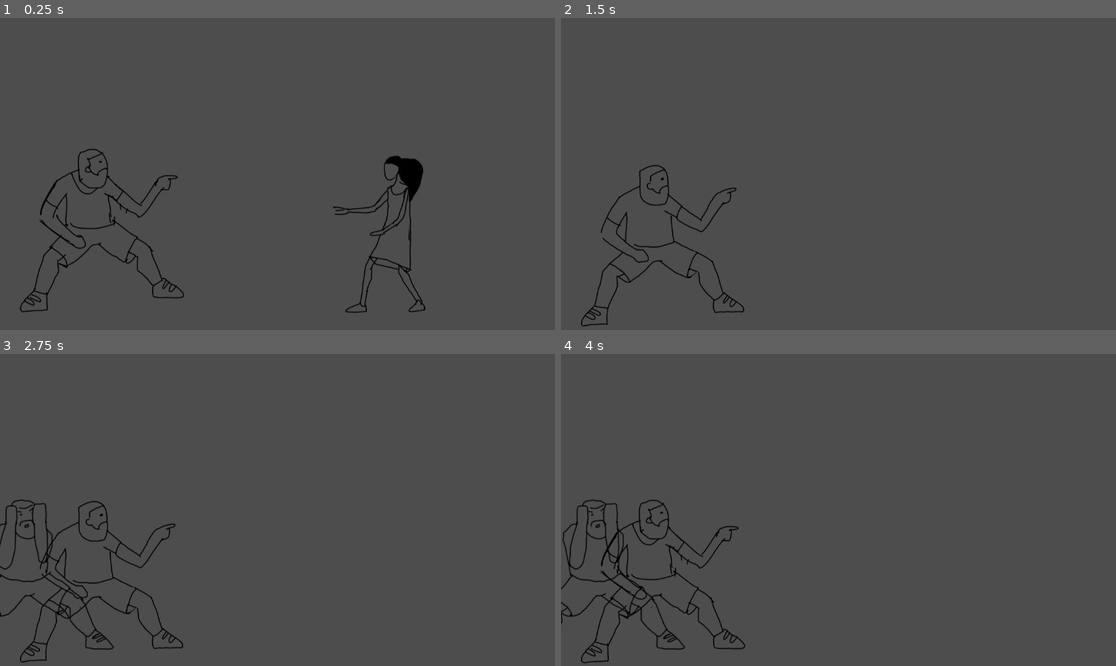
Above: before the commit, frames 1-4 (two rows, left to right).
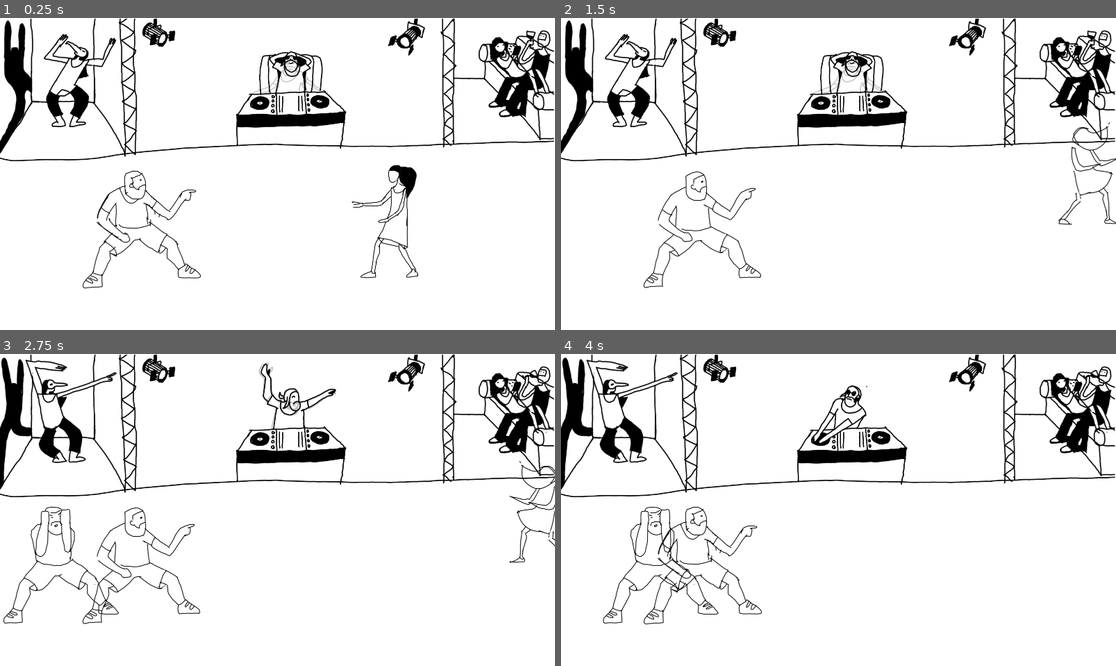
Above: after the commit, the same moments.

Repository: Urheber/loveTriangleFighting
Game: Godot game, scene res://levels/level.tscn
Same seed, same stepped clock (60 frames per second), same inputs: the game is played once before the commit and once after it.
Inputs:
- Up to frame 1 (0.25 s): no input
- Up to frame 2 (1.5 s): tap Enter (ui_accept) at 0.5 s; hold D (right) from 0.53 s (still down); tap E (attack) at 0.6 s; tap Space (jump) at 0.77 s; tap Q (block) at 0.8, 1.35 s
- Up to frame 3 (2.75 s): tap Space (jump) at 1.52 s; tap E (attack) at 1.55, 2.1 s; release D (right) at 2.03 s; hold A (left) from 2.03 s (still down); tap Q (block) at 2.3 s
- Up to frame 4 (4 s): release A (left) at 2.78 s; hold D (right) from 2.78 s (still down); tap Q (block) at 2.85, 3.8 s; tap Space (jump) at 3.02, 3.77 s; tap E (attack) at 3.05, 3.6 s

The runs differ from the first frame. In frame 1, 99% of the frame differs, in the area x 0-100%, y 0-100%; in frame 2, 99%; in frame 3, 99%; in frame 4, 99%.

Commit message:
bg + music

Diff:
--- a/components/walking.gd
+++ b/components/walking.gd
@@ -1,13 +1,19 @@
 extends StateComponent
-
+@onready var moveable = owner.get_node("moveable")
+@onready var direction = owner.get_node("direction")
 # Called when the node enters the scene tree for the first time.
+var active = 0
 func perform(vars):
-	var direction = owner.get_node("direction")
-	var moveable = owner.get_node("moveable")
 	if vars["direction"] != direction.direction:
 		direction.change_direction()
+	active = 1
 	moveable.go()
 
 func stop():
 	var moveable = owner.get_node("moveable")
+	active = 0
 	moveable.stop()
+
+func _physics_process(delta):
+	if active:
+		moveable.go()
--- a/levels/level.tscn
+++ b/levels/level.tscn
@@ -1,18 +1,151 @@
-[gd_scene load_steps=6 format=3 uid="uid://73b1674pvq0k"]
+[gd_scene load_steps=16 format=3 uid="uid://73b1674pvq0k"]
 
 [ext_resource type="Script" path="res://levels/level.gd" id="1_b1c4g"]
 [ext_resource type="PackedScene" uid="uid://chgk2cd6ha6t" path="res://characters/adele_3.tscn" id="2_ulgac"]
 [ext_resource type="PackedScene" uid="uid://c2ys5rja32uoi" path="res://characters/dude_2.tscn" id="3_femkp"]
 [ext_resource type="Script" path="res://components/spawner.gd" id="4_6cju1"]
+[ext_resource type="Texture2D" uid="uid://cayeupivg5jbp" path="res://art/MusicFight.png" id="5_e2ss4"]
+[ext_resource type="Texture2D" uid="uid://bsyt1fy4ob0qu" path="res://art/bg_top_left.png" id="6_yr15d"]
+[ext_resource type="Texture2D" uid="uid://djgbl41h6epv7" path="res://art/bg_top_right.png" id="7_whi1n"]
+[ext_resource type="Texture2D" uid="uid://dd5hlwvh8eyyp" path="res://art/dima.png" id="8_rlyfc"]
+[ext_resource type="AudioStream" uid="uid://drrxd10o4282s" path="res://sound/Блестки .wav" id="9_c2xwf"]
 
 [sub_resource type="RectangleShape2D" id="RectangleShape2D_o0hl5"]
 size = Vector2(2000, 20)
 
+[sub_resource type="Animation" id="Animation_jlnpr"]
+length = 0.001
+tracks/0/type = "value"
+tracks/0/imported = false
+tracks/0/enabled = true
+tracks/0/path = NodePath("bg/BgTopLeft:frame")
+tracks/0/interp = 1
+tracks/0/loop_wrap = true
+tracks/0/keys = {
+"times": PackedFloat32Array(0),
+"transitions": PackedFloat32Array(1),
+"update": 1,
+"values": [0]
+}
+tracks/1/type = "value"
+tracks/1/imported = false
+tracks/1/enabled = true
+tracks/1/path = NodePath("bg/BgTopRight:frame")
+tracks/1/interp = 1
+tracks/1/loop_wrap = true
+tracks/1/keys = {
+"times": PackedFloat32Array(0),
+"transitions": PackedFloat32Array(1),
+"update": 1,
+"values": [0]
+}
+tracks/2/type = "value"
+tracks/2/imported = false
+tracks/2/enabled = true
+tracks/2/path = NodePath("bg/Dima:frame")
+tracks/2/interp = 1
+tracks/2/loop_wrap = true
+tracks/2/keys = {
+"times": PackedFloat32Array(0),
+"transitions": PackedFloat32Array(1),
+"update": 1,
+"values": [0]
+}
+tracks/3/type = "value"
+tracks/3/imported = false
+tracks/3/enabled = true
+tracks/3/path = NodePath("bg/Dima:flip_h")
+tracks/3/interp = 1
+tracks/3/loop_wrap = true
+tracks/3/keys = {
+"times": PackedFloat32Array(0),
+"transitions": PackedFloat32Array(1),
+"update": 1,
+"values": [false]
+}
+
+[sub_resource type="Animation" id="Animation_8ylae"]
+resource_name = "bg_right"
+length = 4.0
+loop_mode = 1
+tracks/0/type = "value"
+tracks/0/imported = false
+tracks/0/enabled = true
+tracks/0/path = NodePath("bg/BgTopRight:frame")
+tracks/0/interp = 1
+tracks/0/loop_wrap = true
+tracks/0/keys = {
+"times": PackedFloat32Array(0, 2.1),
+"transitions": PackedFloat32Array(1, 1),
+"update": 1,
+"values": [0, 1]
+}
+
+[sub_resource type="Animation" id="Animation_orfsk"]
+resource_name = "bg_left"
+length = 5.0
+loop_mode = 1
+tracks/0/type = "value"
+tracks/0/imported = false
+tracks/0/enabled = true
+tracks/0/path = NodePath("bg/BgTopLeft:frame")
+tracks/0/interp = 1
+tracks/0/loop_wrap = true
+tracks/0/keys = {
+"times": PackedFloat32Array(0, 0.6, 1.2, 2.5, 3.2, 3.9),
+"transitions": PackedFloat32Array(1, 1, 1, 1, 1, 1),
+"update": 1,
+"values": [0, 1, 0, 1, 0, 1]
+}
+
+[sub_resource type="Animation" id="Animation_nf05h"]
+resource_name = "dima_default"
+length = 5.0
+loop_mode = 1
+tracks/0/type = "value"
+tracks/0/imported = false
+tracks/0/enabled = true
+tracks/0/path = NodePath("bg/Dima:frame")
+tracks/0/interp = 1
+tracks/0/loop_wrap = true
+tracks/0/keys = {
+"times": PackedFloat32Array(0.2, 1.8, 3.6),
+"transitions": PackedFloat32Array(1, 1, 1),
+"update": 1,
+"values": [1, 0, 2]
+}
+tracks/1/type = "value"
+tracks/1/imported = false
+tracks/1/enabled = true
+tracks/1/path = NodePath("bg/Dima:flip_h")
+tracks/1/interp = 1
+tracks/1/loop_wrap = true
+tracks/1/keys = {
+"times": PackedFloat32Array(2.2, 2.4, 2.6, 2.9, 3.1, 4.2, 4.6, 4.8),
+"transitions": PackedFloat32Array(1, 1, 1, 1, 1, 1, 1, 1),
+"update": 1,
+"values": [false, true, false, true, false, true, false, true]
+}
+
+[sub_resource type="AnimationLibrary" id="AnimationLibrary_5l7xw"]
+_data = {
+"RESET": SubResource("Animation_jlnpr"),
+"bg_left": SubResource("Animation_orfsk"),
+"bg_right": SubResource("Animation_8ylae"),
+"dima_default": SubResource("Animation_nf05h")
+}
+
 [node name="Level" type="Node2D"]
 script = ExtResource("1_b1c4g")
 
+[node name="ColorRect" type="ColorRect" parent="."]
+offset_left = -1000.0
+offset_top = -896.0
+offset_right = 1000.0
+offset_bottom = 204.0
+
 [node name="Camera2D" type="Camera2D" parent="."]
-position = Vector2(-30, -271)
+position = Vector2(6, -343)
 
 [node name="StaticBody2D" type="StaticBody2D" parent="."]
 position = Vector2(2, 28)
@@ -21,12 +154,66 @@
 position = Vector2(-29.5, 0)
 shape = SubResource("RectangleShape2D_o0hl5")
 
-[node name="adele_3" parent="." instance=ExtResource("2_ulgac")]
+[node name="Node2D" type="Node2D" parent="."]
 position = Vector2(203, 1)
-
-[node name="dude_2" parent="." instance=ExtResource("3_femkp")]
-position = Vector2(-391, -45)
-
-[node name="spawner" type="Node2D" parent="."]
-position = Vector2(-824, 4)
+scale = Vector2(1.2, 1.2)
+
+[node name="adele_3" parent="Node2D" instance=ExtResource("2_ulgac")]
+position = Vector2(167.5, 10)
+
+[node name="dude_2" parent="Node2D" instance=ExtResource("3_femkp")]
+position = Vector2(-552.5, -3.33333)
+
+[node name="spawner" type="Node2D" parent="Node2D"]
+position = Vector2(-1027, 3)
 script = ExtResource("4_6cju1")
+
+[node name="bg" type="Node2D" parent="."]
+
+[node name="bg_static" type="Sprite2D" parent="bg"]
+position = Vector2(2, -341)
+texture = ExtResource("5_e2ss4")
+
+[node name="Sprite2D" type="Sprite2D" parent="bg"]
+position = Vector2(2, -341)
+
+[node name="BgTopLeft" type="Sprite2D" parent="bg"]
+position = Vector2(-710, -631)
+texture = ExtResource("6_yr15d")
+hframes = 2
+
+[node name="BgTopRight" type="Sprite2D" parent="bg"]
+position = Vector2(727, -631)
+texture = ExtResource("7_whi1n")
+hframes = 2
+
+[node name="Dima" type="Sprite2D" parent="bg"]
+position = Vector2(44, -632)
+texture = ExtResource("8_rlyfc")
+hframes = 2
+vframes = 2
+
+[node name="AnimationsBG_Left" type="AnimationPlayer" parent="bg"]
+root_node = NodePath("../..")
+libraries = {
+"": SubResource("AnimationLibrary_5l7xw")
+}
+autoplay = "bg_left"
+
+[node name="AnimationsDima" type="AnimationPlayer" parent="bg"]
+root_node = NodePath("../..")
+libraries = {
+"": SubResource("AnimationLibrary_5l7xw")
+}
+autoplay = "dima_default"
+
+[node name="AnimationsDima2" type="AnimationPlayer" parent="bg"]
+root_node = NodePath("../..")
+libraries = {
+"": SubResource("AnimationLibrary_5l7xw")
+}
+autoplay = "bg_right"
+
+[node name="AudioStreamPlayer2D" type="AudioStreamPlayer2D" parent="."]
+stream = ExtResource("9_c2xwf")
+autoplay = true
--- a/project.godot
+++ b/project.godot
@@ -14,6 +14,11 @@
 run/main_scene="res://levels/level.tscn"
 config/features=PackedStringArray("4.2", "Mobile")
 config/icon="res://icon.svg"
+
+[display]
+
+window/size/viewport_width=1920
+window/size/viewport_height=1080
 
 [input]
 
Binary file added: art/MusicFight.png
Not shown, added: art/MusicFight.png.import
Binary file added: art/bg_top_left.png
Not shown, added: art/bg_top_left.png.import
Binary file added: art/bg_top_right.png
Not shown, added: art/bg_top_right.png.import
Binary file added: art/dima.png
Not shown, added: art/dima.png.import
